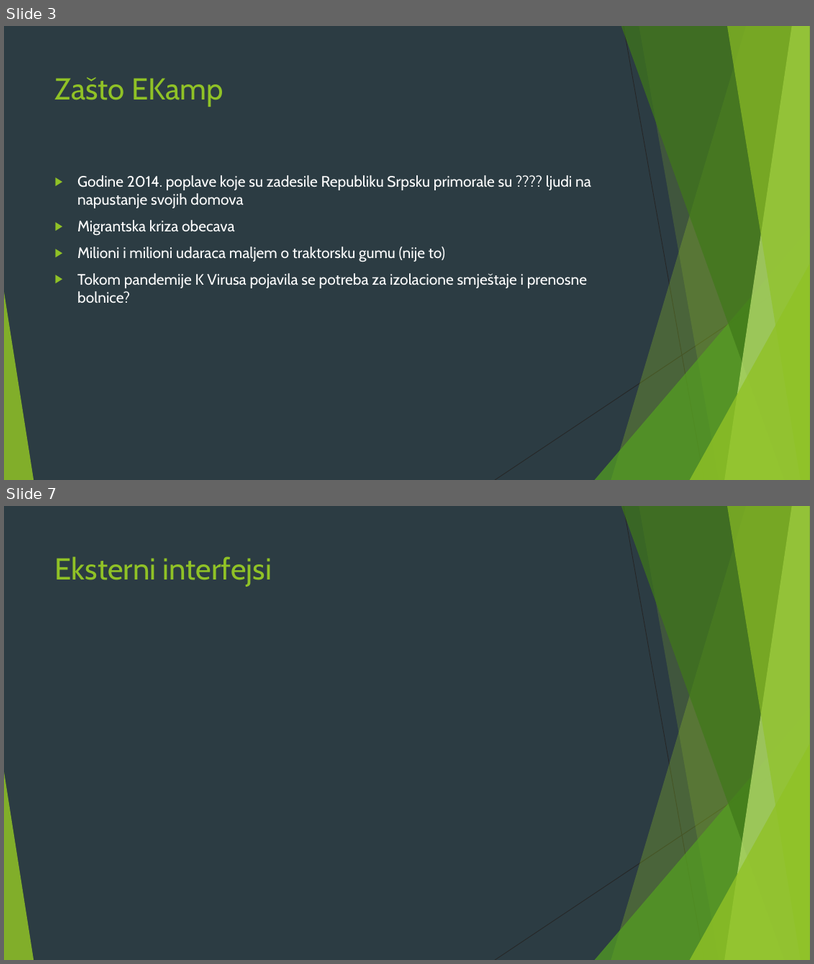
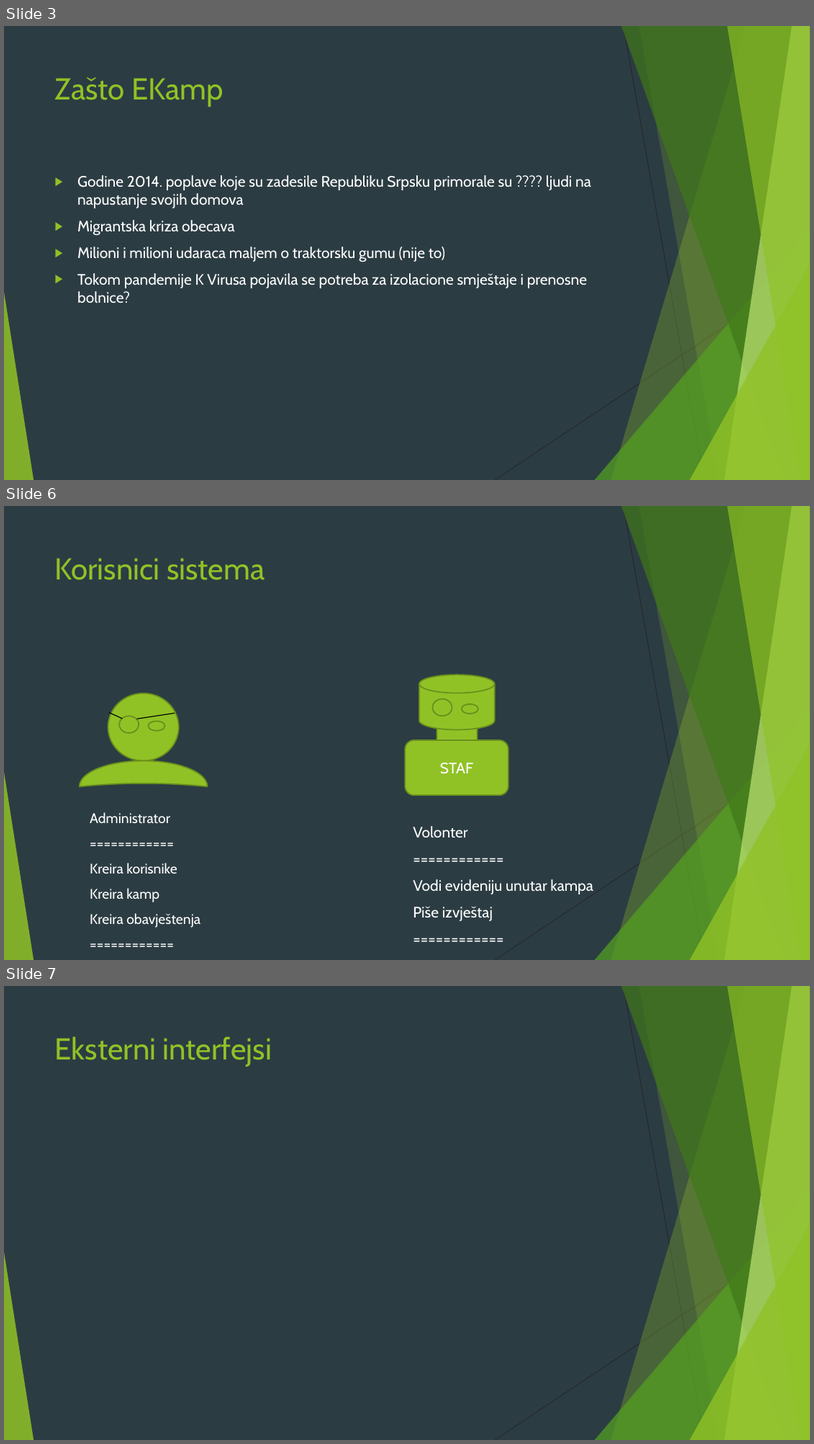
Before and after one commit to dejansimic00/ISZ_DT, a slide deck: EKamp.pptx. Shown one above the other, each under a label of ours: slides 3 and 7 before the commit, slides 3, 6 and 7 after it; the slides between them are not shown. The pictures are 814x964 and 814x1444 pixels, drawn with LibreOffice and Linux fonts; fonts in the diff are those of the drawing. Boxes give left, top, right and bottom in pixels: in the first picture for what was removed or moved away, otherwise in the second. Text is boxed around its words. In the diff, an @@ line names an element or a change of style, - is before the commit and + after.

```diff
--- a/EKamp.pptx
+++ b/EKamp.pptx
@@ slide 6 added at [4, 506, 810, 960], background #2C3C43; not listed: 10 template elements that a slide beside it also shows @@
@@ title added at [55, 558, 265, 580], 36 pt, text #90C226 @@
+Korisnici sistema
@@ cylinder added at [419, 674, 494, 730], fill #90C226, outline #6B901C 1.5 pt @@
@@ ellipse added at [108, 693, 179, 760], fill #90C226, outline #6B901C 1.5 pt @@
@@ ellipse added at [433, 699, 453, 716], fill #90C226, outline #6B901C 1.5 pt @@
@@ line added from (109, 713) to (122, 718), #000000 1 pt @@
@@ ellipse added at [119, 716, 139, 733], fill #90C226, outline #6B901C 1.5 pt @@
@@ line added from (137, 719) to (175, 713), #000000 1 pt @@
@@ ellipse added at [149, 721, 165, 731], fill #90C226, outline #6B901C 1.5 pt @@
@@ cylinder added at [437, 713, 478, 747], fill #90C226, outline #6B901C 1.5 pt @@
@@ ellipse added at [462, 704, 479, 713], fill #90C226, outline #6B901C 1.5 pt @@
@@ rounded rectangle added at [405, 740, 509, 795], fill #90C226, outline #6B901C 1.5 pt, 18 pt, text #FFFFFF @@
+STAF
@@ moon added at [80, 760, 208, 786], fill #90C226, outline #6B901C 1.5 pt @@
@@ text added at [90, 812, 201, 927], 16.6 pt, text #FFFFFF @@
+Administrator
+============
+Kreira korisnike
+Kreira kamp
+Kreira obavještenja
+============
@@ text added at [413, 826, 594, 921], 18 pt, text #FFFFFF @@
+Volonter
+============
+Vodi evideniju unutar kampa
+Piše izvještaj
+============
```
Also in this commit, not shown: 3 slides changed, 3 other slides added, 2 slides removed, 3 other files.
